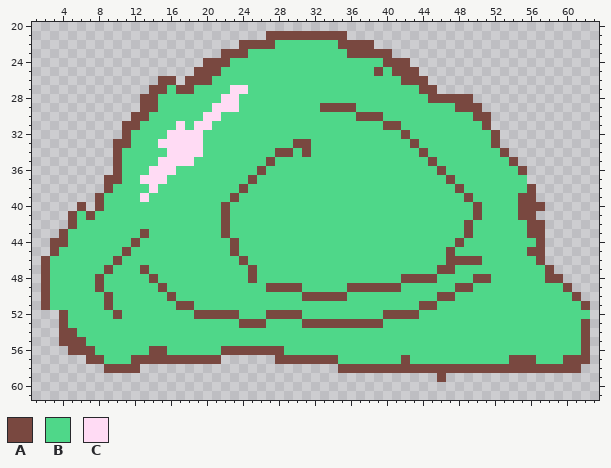
A pixel-art sprite gets an edit: DroneCones/DroneConesApp/static/DroneConesApp/images/Sprites/IceCream/Mint.png. The first picture shows the starting point.
The file is 64x64 pixels. Shown: x 1..63, y 20..61.
Palette (. is transparent): A #794840  B #4fd789  C #ffdbf4
Pixels before, first column x 2:
21 .........................AAAAAAAAA...........................
22 ......................AAAABBBBBBBAAAA........................
23 ....................AAABBBBBBBBBBBAAAAA......................
24 ..................AAABBBBBBBBBBBBBBBBBAAA....................
25 .................AAABBBBBBBBBBBBBBBBBABAAA...................
26 .............AA.AAABBBBBBBBBBBBBBBBBBBBBAAA..................
27 ............AABAABBBBCCBBBBBBBBBBBBBBBBBBBAA.................
28 ...........AABBBBBBBCCBBBBBBBBBBBBBBBBBBBBBAAAAA.............
29 ...........AABBBBBBCCCBBBBBBBBBAAAABBBBBBBBBBBAAA............
30 ..........AABBBBBBCCBBBBBBBBBBBBBBBAAABBBBBBBBBBAA...........
31 .........AABBBBCBCCBBBBBBBBBBBBBBBBBBBAABBBBBBBBBA...........
32 .........ABBBBCCCCBBBBBBBBBBBBBBBBBBBBBBABBBBBBBBBA..........
33 ........AABBBCCCCCBBBBBBBBBBAABBBBBBBBBBBABBBBBBBBA..........
34 ........ABBBBBCCCCBBBBBBBBAABABBBBBBBBBBBBABBBBBBBBA.........
35 ........ABBBBCCCCBBBBBBBBABBBBBBBBBBBBBBBBBABBBBBBBBA........
36 ........ABBBCCCBBBBBBBBBABBBBBBBBBBBBBBBBBBBABBBBBBBBA.......
37 .......AABBCCCBBBBBBBBBABBBBBBBBBBBBBBBBBBBBBABBBBBBBB.......
38 .......ABBBBCBBBBBBBBBABBBBBBBBBBBBBBBBBBBBBBBABBBBBBBA......
39 ......ABBBBCBBBBBBBBBABBBBBBBBBBBBBBBBBBBBBBBBBABBBBBAA......
40 ....A.ABBBBBBBBBBBBBABBBBBBBBBBBBBBBBBBBBBBBBBBBABBBBAAA.....
41 ...ABABBBBBBBBBBBBBBABBBBBBBBBBBBBBBBBBBBBBBBBBBABBBBAA......
42 ...ABBBBBBBBBBBBBBBBABBBBBBBBBBBBBBBBBBBBBBBBBBABBBBBBAA.....
43 ..ABBBBBBBBABBBBBBBBABBBBBBBBBBBBBBBBBBBBBBBBBBABBBBBBAA.....
44 .AABBBBBBBABBBBBBBBBBABBBBBBBBBBBBBBBBBBBBBBBBABBBBBBBBA.....
45 .ABBBBBBBABBBBBBBBBBBABBBBBBBBBBBBBBBBBBBBBBBABBBBBBBBAA.....
46 ABBBBBBBABBBBBBBBBBBBBABBBBBBBBBBBBBBBBBBBBBBAAAABBBBBBA.....
47 ABBBBBBABBBABBBBBBBBBBBABBBBBBBBBBBBBBBBBBBBAABBBBBBBBBBA....
48 ABBBBBABBBBBABBBBBBBBBBABBBBBBBBBBBBBBBBAAAABBBBAABBBBBBAA...
49 ABBBBBABBBBBBABBBBBBBBBBBAAAABBBBBAAAAAABBBBBBAABBBBBBBBBBA..
50 ABBBBBBABBBBBBABBBBBBBBBBBBBBAAAAABBBBBBBBBBAABBBBBBBBBBBBBA.
51 ABBBBBBABBBBBBBAABBBBBBBBBBBBBBBBBBBBBBBBBAABBBBBBBBBBBBBBBBA
52 ..ABBBBBABBBBBBBBAAAAABBBAAAABBBBBBBBBAAAABBBBBBBBBBBBBBBBBBB
53 ..ABBBBBBBBBBBBBBBBBBBAAABBBBAAAAAAAAABBBBBBBBBBBBBBBBBBBBBBA
54 ..AABBBBBBBBBBBBBBBBBBBBBBBBBBBBBBBBBBBBBBBBBBBBBBBBBBBBBBBBA
55 ..AAABBBBBBBBBBBBBBBBBBBBBBBBBBBBBBBBBBBBBBBBBBBBBBBBBBBBBBBA
56 ...AAABBBBBBAABBBBBBAAAAAAABBBBBBBBBBBBBBBBBBBBBBBBBBBBBBBBBA
57 .....AABBBAAAAAAAAAA......AAAAAAABBBBBBBABBBBBBBBBBBAAABBBAAA
58 .......AAAA......................AAAAAAAAAAAAAAAAAAAAAAAAAAA.
59 ............................................A................
New version:
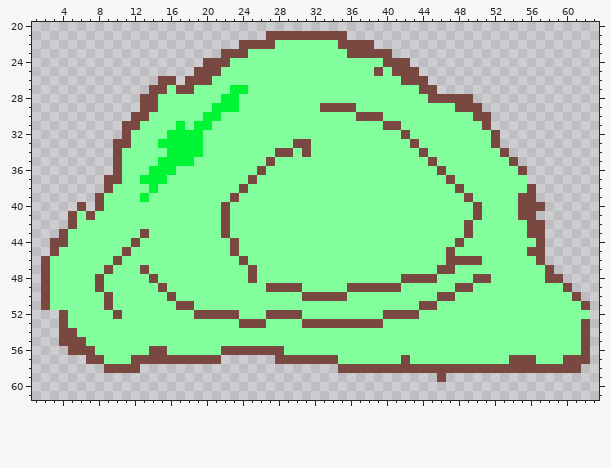
What changed:
Colour B changes from #4fd789 to #82ff9c.
Colour C changes from #ffdbf4 to #00f634.
Changed places in both pictures, as pixel boxes (x1, y1, x2, y2):
changed: (50, 40, 590, 364)
